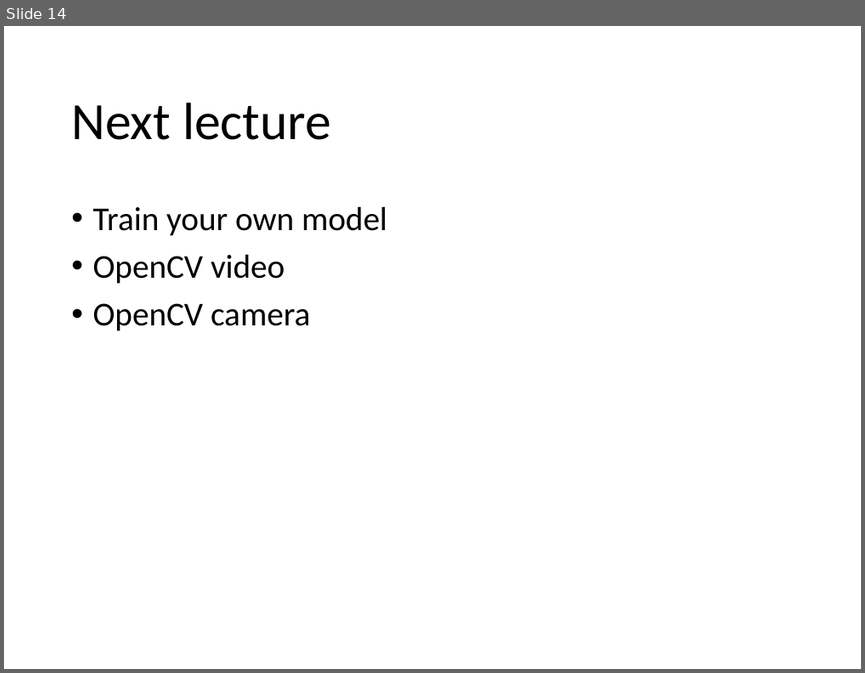
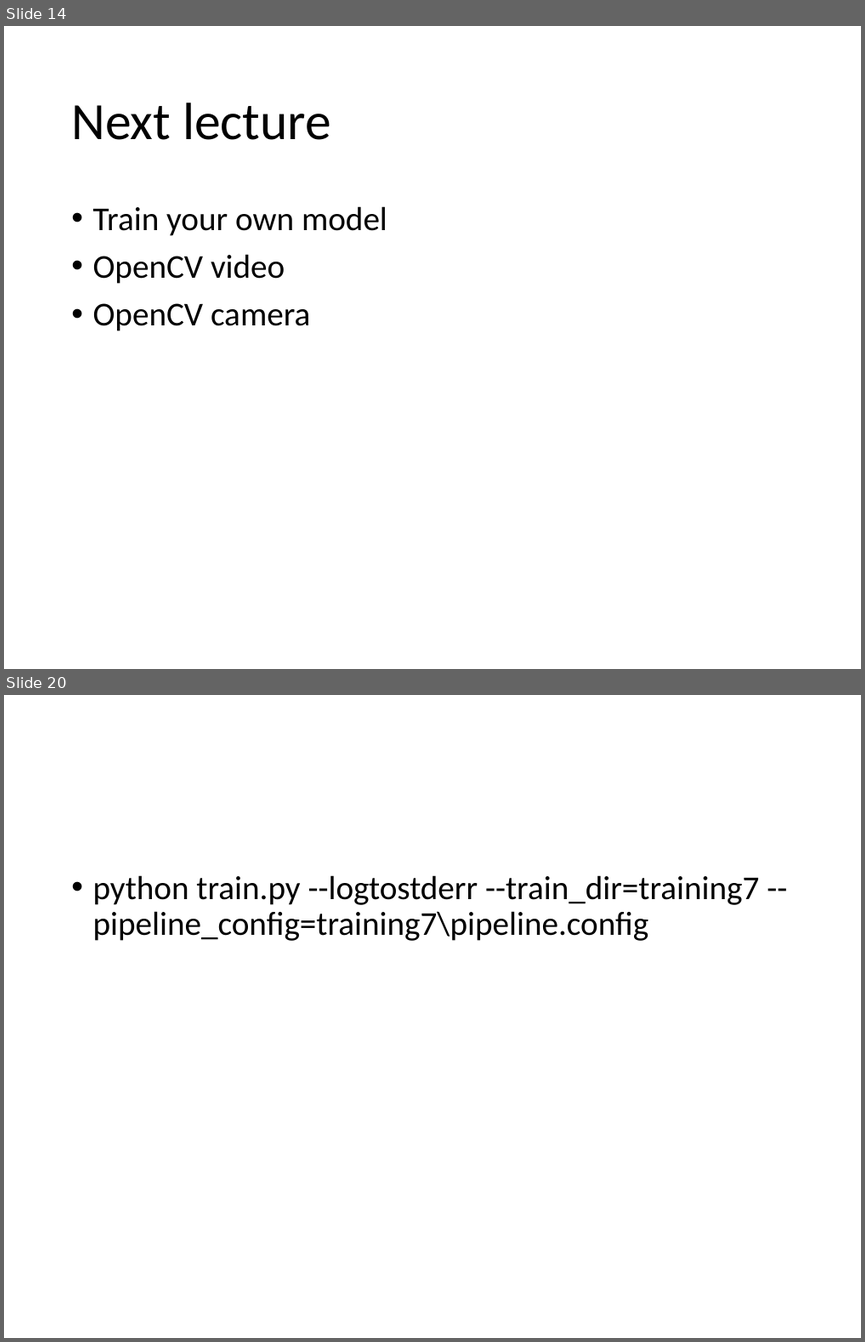
Before and after one commit to YichaoOU/self_driving_car, a slide deck: Tutorial/TensorFlow-Obj-API.pptx. Shown one above the other, each under a label of ours: slide 14 before the commit, slides 14 and 20 after it; the slides between them are not shown. The pictures are 865x673 and 865x1342 pixels, drawn with LibreOffice and Linux fonts; fonts in the diff are those of the drawing. Boxes give left, top, right and bottom in pixels: in the first picture for what was removed or moved away, otherwise in the second. Text is boxed around its words. In the diff, an @@ line names an element or a change of style, - is before the commit and + after.

```diff
--- a/Tutorial/TensorFlow-Obj-API.pptx
+++ b/Tutorial/TensorFlow-Obj-API.pptx
@@ slide 20 added at [4,695,861,1338], background #FFFFFF @@
@@ text added at [93,875,759,941], 28 pt, text #000000 @@
+• python train.py --logtostderr --train_dir=training7 --pipeline_config=training7\pipeline.config
```
Also in this commit, not shown: 5 other slides added, 6 slides removed, 26 other files.
